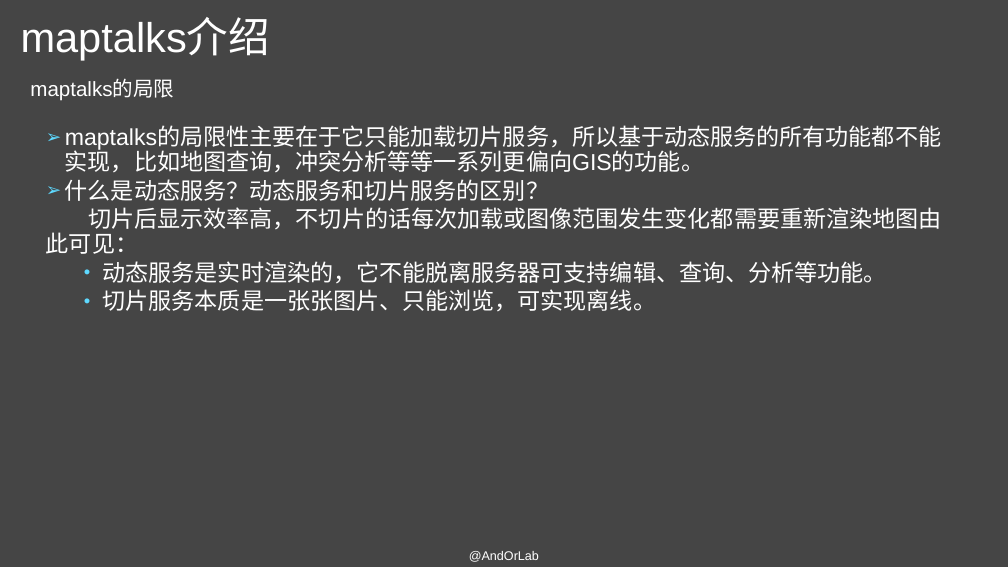
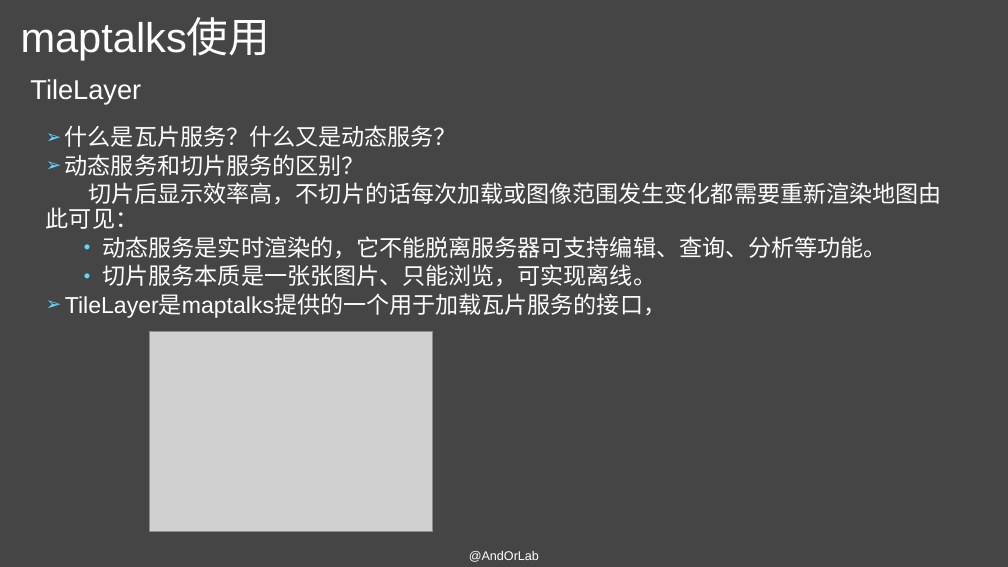
Before and after one commit to AndorLab/TodoList, a slide deck: slide 11 of contents/2018-11-14-杜秀秀/maptalks使用基础.pptx (slide 7 before the commit). Drawn at 1008x567 pixels with LibreOffice and Linux fonts; fonts in the diff are those of the drawing; grey boxes stand for pictures. Boxes give left, top, right and bottom in pixels: in the first picture for what was removed or moved away, otherwise in the second. Text is boxed around its words. In the diff, an @@ line names an element or a change of style, - is before the commit and + after.

Commit message:
maptlks使用基础PPT v2.0

```diff
--- a/contents/2018-11-14-杜秀秀/maptalks使用基础.pptx
+++ b/contents/2018-11-14-杜秀秀/maptalks使用基础.pptx
@@ title at bbox=[21, 19, 271, 60]: text changed @@
-maptalks介绍
+maptalks使用
@@ text at bbox=[30, 79, 141, 104]: text changed; size 19.6 to 25.9 pt @@
-maptalks的局限
+TileLayer
@@ text at bbox=[65, 125, 457, 176]: text changed @@
-➢ maptalks的局限性主要在于它只能加载切片服务，所以基于动态服务的所有功能都不能实现，比如地图查询，冲突分析等等一系列更偏向GIS的功能。
-➢ 什么是动态服务？动态服务和切片服务的区别？
+➢ 什么是瓦片服务？什么又是动态服务？
+➢ 动态服务和切片服务的区别？
@@ text at bbox=[65, 294, 666, 318]: paragraph added @@
+➢ TileLayer是maptalks提供的一个用于加载瓦片服务的接口，
@@ picture added at bbox=[150, 331, 432, 531] @@
```
Also in this commit, not shown: 16 other slides changed, 5 slides added, 3 slides removed.
